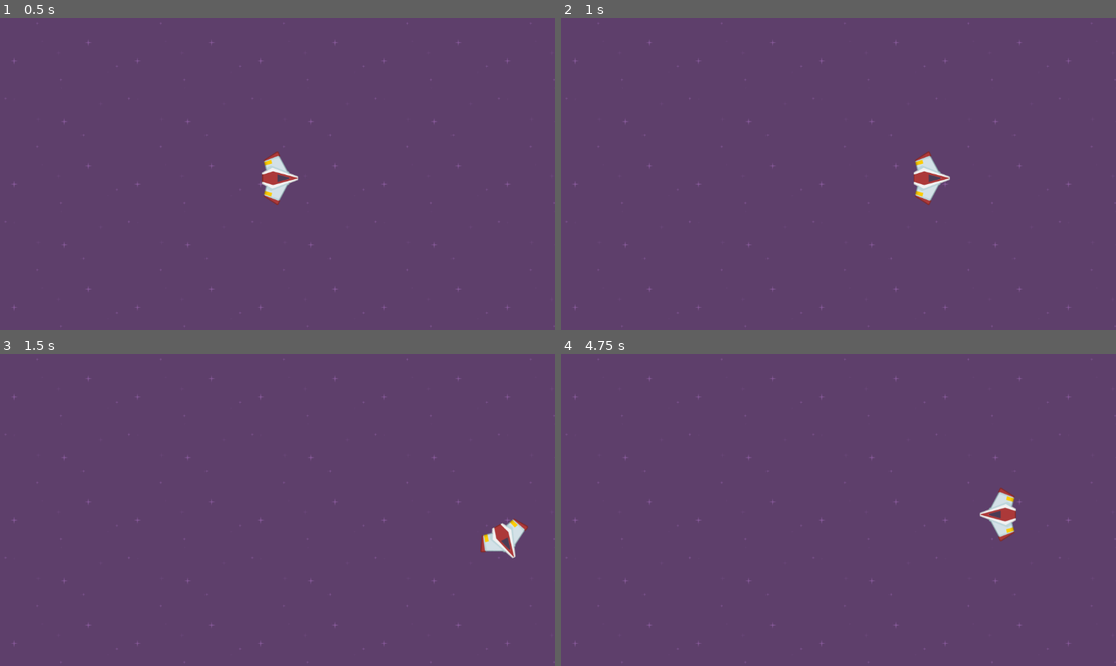
Above: before the commit, frames 1-4 (two rows, left to right).
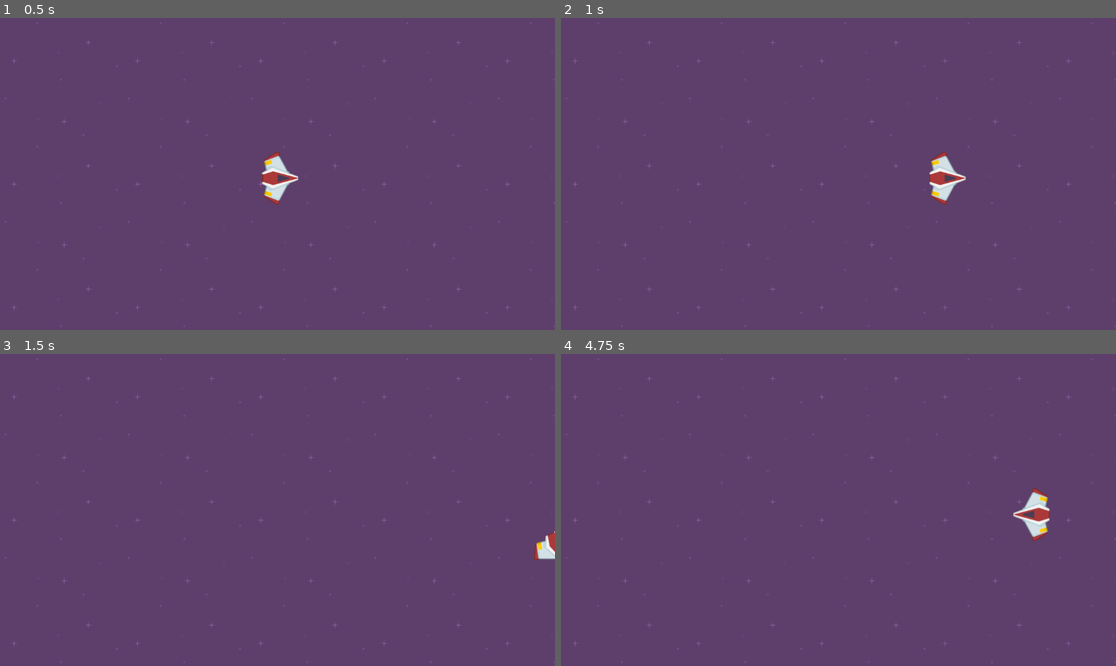
Above: after the commit, the same moments.

Repository: allnato/gd-spaceship
Game: Godot game, scene res://space.tscn
Two runs of this game, one before a commit and one after it. Both use one fixed random seed, a clock stepped at 60 frames per second and the inputs below.
Inputs:
- Up to frame 1 (0.5 s): no input
- Up to frame 2 (1 s): tap Enter at 0.5 s; hold D (move_right) from 0.53 s (still down); tap Space (ship_boost) at 0.6 s
- Up to frame 3 (1.5 s): release D (move_right) at 1.28 s; hold S (move_down) from 1.28 s (still down); tap Space (ship_boost) at 1.35 s
- Up to frame 4 (4.75 s): release S (move_down) at 2.03 s; hold D (move_right) 2.03-2.78 s; tap Space (ship_boost) at 2.1, 2.75, 2.85, 3.6, 4.25, 4.35 s; hold W (move_up) 2.78-3.53 s; tap Enter at 3.5 s; hold A (move_left) from 3.53 s (still down)

Frame 1 is identical in both runs. In frame 2, 1.0% of the frame differs, in the area x 63-73%, y 42-60%; in frame 3, 0.8%; in frame 4, 1.2%, in the area x 75-89%, y 42-61%.

Commit message:
Add joystick support
- Change movement deadzone from 0.5 to 0.2
- Add joystick vibration when boosting

Diff:
--- a/Player/player.tscn
+++ b/Player/player.tscn
@@ -9,8 +9,7 @@
 position = Vector2(582, 333)
 texture = ExtResource("1_j4ik2")
 script = ExtResource("2_0a812")
-base_speed = 500.0
-boost_time = 2
+boost_speed = 900.0
 steering_factor = 5.0
 
 [node name="Boost Timer" type="Timer" parent="Ship"]
--- a/Player/ship.gd
+++ b/Player/ship.gd
@@ -7,7 +7,7 @@
 @export_group("Ship Properties")
 @export_range(100.0, 1000.0, 1.0, "suffix:px/s") var base_speed: float = 300.0
 @export_range(100.0, 1000.0, 1.0, "suffix:ps/s") var boost_speed: float = 700.0
-@export_range(1, 5, 1, "suffix:sec") var boost_time: int = 1
+@export_range(1, 5, 1, "suffix:sec") var boost_time: float = 1
 @export_range(1, 100, 1) var steering_factor: float = 10.0
 
 
@@ -20,6 +20,7 @@
 	var target_vector: Vector2 = Vector2.ZERO
 
 	# Get Directional Vectors
+
 	direction.x = Input.get_axis("move_left", "move_right")
 	direction.y = Input.get_axis("move_up", "move_down")
 	# Normalize Directional Vector
@@ -30,6 +31,7 @@
 	if Input.is_action_just_pressed("ship_boost"):
 		# Change top_speed to boost_speed
 		top_speed = boost_speed
+		Input.start_joy_vibration(0, 0.0, 0.5, boost_time)
 		boost_timer.start(boost_time)
 
 	# Set Target Vector (TV)
--- a/project.godot
+++ b/project.godot
@@ -22,31 +22,36 @@
 [input]
 
 move_up={
-"deadzone": 0.5,
+"deadzone": 0.2,
 "events": [Object(InputEventKey,"resource_local_to_scene":false,"resource_name":"","device":-1,"window_id":0,"alt_press …(192 unchanged characters)…
 , Object(InputEventKey,"resource_local_to_scene":false,"resource_name":"","device":-1,"window_id":0,"alt_pressed":false …(186 unchanged characters)…
+, Object(InputEventJoypadMotion,"resource_local_to_scene":false,"resource_name":"","device":-1,"axis":1,"axis_value":-1.0,"script":null)
 ]
 }
 move_down={
-"deadzone": 0.5,
+"deadzone": 0.2,
 "events": [Object(InputEventKey,"resource_local_to_scene":false,"resource_name":"","device":-1,"window_id":0,"alt_press …(192 unchanged characters)…
 , Object(InputEventKey,"resource_local_to_scene":false,"resource_name":"","device":-1,"window_id":0,"alt_pressed":false …(186 unchanged characters)…
+, Object(InputEventJoypadMotion,"resource_local_to_scene":false,"resource_name":"","device":-1,"axis":1,"axis_value":1.0,"script":null)
 ]
 }
 move_left={
-"deadzone": 0.5,
+"deadzone": 0.2,
 "events": [Object(InputEventKey,"resource_local_to_scene":false,"resource_name":"","device":-1,"window_id":0,"alt_press …(191 unchanged characters)…
 , Object(InputEventKey,"resource_local_to_scene":false,"resource_name":"","device":-1,"window_id":0,"alt_pressed":false …(186 unchanged characters)…
+, Object(InputEventJoypadMotion,"resource_local_to_scene":false,"resource_name":"","device":-1,"axis":0,"axis_value":-1.0,"script":null)
 ]
 }
 move_right={
-"deadzone": 0.5,
+"deadzone": 0.2,
 "events": [Object(InputEventKey,"resource_local_to_scene":false,"resource_name":"","device":-1,"window_id":0,"alt_press …(192 unchanged characters)…
 , Object(InputEventKey,"resource_local_to_scene":false,"resource_name":"","device":-1,"window_id":0,"alt_pressed":false …(186 unchanged characters)…
+, Object(InputEventJoypadMotion,"resource_local_to_scene":false,"resource_name":"","device":-1,"axis":0,"axis_value":1.0,"script":null)
 ]
 }
 ship_boost={
 "deadzone": 0.5,
 "events": [Object(InputEventKey,"resource_local_to_scene":false,"resource_name":"","device":-1,"window_id":0,"alt_press …(191 unchanged characters)…
+, Object(InputEventJoypadButton,"resource_local_to_scene":false,"resource_name":"","device":-1,"button_index":0,"pressure":0.0,"pressed":true,"script":null)
 ]
 }
